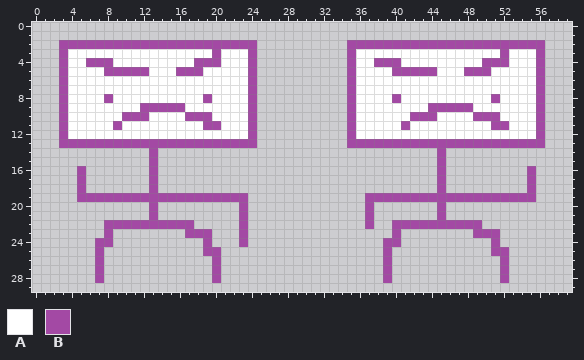
Two states of a pixel-art sprite, dist/assets/coworker-ss.png. That is the earlier state.
The file is 60x30 pixels.
Palette (. is transparent): A #ffffff  B #a349a4
Pixels before, first column x 3:
 2 BBBBBBBBBBBBBBBBBBBBBB..........BBBBBBBBBBBBBBBBBBBBBB
 3 BAAAAAAAAAAAAAAAABAAAB..........BAAAAAAAAAAAAAAAABAAAB
 4 BAABBBAAAAAAAAABBBAAAB..........BAABBBAAAAAAAAABBBAAAB
 5 BAAAABBBBBAAABBBAAAAAB..........BAAAABBBBBAAABBBAAAAAB
 6 BAAAAAAAAAAAAAAAAAAAAB..........BAAAAAAAAAAAAAAAAAAAAB
 7 BAAAAAAAAAAAAAAAAAAAAB..........BAAAAAAAAAAAAAAAAAAAAB
 8 BAAAABAAAAAAAAAABAAAAB..........BAAAABAAAAAAAAAABAAAAB
 9 BAAAAAAAABBBBBAAAAAAAB..........BAAAAAAAABBBBBAAAAAAAB
10 BAAAAAABBBAAAABBBAAAAB..........BAAAAAABBBAAAABBBAAAAB
11 BAAAAABAAAAAAAAABBAAAB..........BAAAAABAAAAAAAAABBAAAB
12 BAAAAAAAAAAAAAAAAAAAAB..........BAAAAAAAAAAAAAAAAAAAAB
13 BBBBBBBBBBBBBBBBBBBBBB..........BBBBBBBBBBBBBBBBBBBBBB
14 ..........B...............................B...........
15 ..........B...............................B...........
16 ..B.......B...............................B.........B.
17 ..B.......B...............................B.........B.
18 ..B.......B...............................B.........B.
19 ..BBBBBBBBBBBBBBBBBBB.............BBBBBBBBBBBBBBBBBBB.
20 ..........B.........B.............B.......B...........
21 ..........B.........B.............B.......B...........
22 .....BBBBBBBBBB.....B.............B..BBBBBBBBBB.......
23 .....B........BBB...B................B........BBB.....
24 ....BB..........B...B...............BB..........B.....
25 ....B...........BB..................B...........BB....
26 ....B............B..................B............B....
27 ....B............B..................B............B....
28 ....B............B..................B............B....
Once edited:
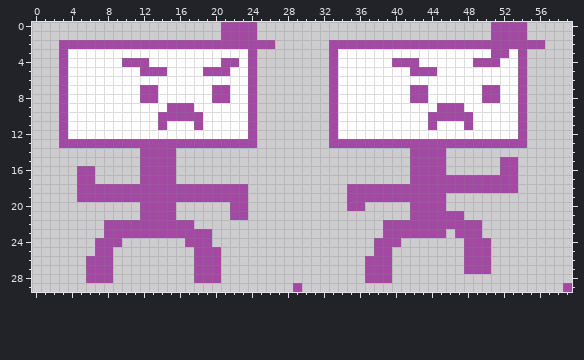
Diff:
y 0..1: x 21..24 .... -> BBBB; x 51..54 .... -> BBBB
y 2: x 25..26 .. -> BB; x 33..34 .. -> BB
y 3: x 20 B -> A; x 33..35 ..B -> BAA; x 51 A -> B; x 54..56 AAB -> B..
y 4: x 6..8 BBB -> AAA; x 10..12 AAA -> BBB; x 18..22 BBBAA -> AAABB; x 33..35 ..B -> BAA; x 38..39 BB -> AA; x 41..42 AA -> BB; x 49 A -> B; x 52 B -> A; x 54..56 AAB -> B..
y 5: x 8..11 BBBB -> AAAA; x 13..14 AA -> BB; x 16..21 BBBAAA -> AAABBB; x 33..35 ..B -> BAA; x 40..41 BB -> AA; x 48..50 BBB -> AAA; x 54..56 AAB -> B..
y 6: x 33..35 ..B -> BAA; x 54..56 AAB -> B..
y 7: x 12..13 AA -> BB; x 20..21 AA -> BB; x 33..35 ..B -> BAA; x 42..43 AA -> BB; x 50..51 AA -> BB; x 54..56 AAB -> B..
y 8: x 8 B -> A; x 12..13 AA -> BB; x 19..21 BAA -> ABB; x 33..35 ..B -> BAA; x 40 B -> A; x 42..43 AA -> BB; x 50 A -> B; x 54..56 AAB -> B..
y 9: x 12..14 BBB -> AAA; x 17 A -> B; x 33..35 ..B -> BAA; x 44 B -> A; x 48 B -> A; x 54..56 AAB -> B..
y 10: x 10..12 BBB -> AAA; x 14..16 AAA -> BBB; x 19 B -> A; x 33..35 ..B -> BAA; x 42..43 BB -> AA; x 45..51 AAAABBB -> BBBBAAA; x 54..56 AAB -> B..
y 11: x 9 B -> A; x 14 A -> B; x 18..20 ABB -> BAA; x 33..35 ..B -> BAA; x 41 B -> A; x 44 A -> B; x 48 A -> B; x 51..52 BB -> AA; x 54..56 AAB -> B..
y 12: x 33..35 ..B -> BAA; x 54..56 AAB -> B..
y 13: x 33..34 .. -> BB; x 55..56 BB -> ..
y 14: x 12 . -> B; x 14..15 .. -> BB; x 42..44 ... -> BBB
y 15: x 12 . -> B; x 14..15 .. -> BB; x 42..44 ... -> BBB; x 52..53 .. -> BB
y 16: x 6 . -> B; x 12 . -> B; x 14..15 .. -> BB; x 42..44 ... -> BBB; x 52..53 .. -> BB; x 55 B -> .
y 17: x 6 . -> B; x 12 . -> B; x 14..15 .. -> BB; x 42..44 ... -> BBB; x 46..53 ........ -> BBBBBBBB; x 55 B -> .
y 18: x 6..12 ....... -> BBBBBBB; x 14..23 .......... -> BBBBBBBBBB; x 35..44 .......... -> BBBBBBBBBB; x 46..53 ........ -> BBBBBBBB; x 55 B -> .
y 19: x 35..36 .. -> BB; x 46..55 BBBBBBBBBB -> ..........
y 20: x 12 . -> B; x 14..15 .. -> BB; x 22 . -> B; x 35..37 ..B -> BB.; x 42..44 ... -> BBB
y 21: x 12 . -> B; x 14..15 .. -> BB; x 22 . -> B; x 37 B -> .; x 42..44 ... -> BBB; x 46..47 .. -> BB
y 22: x 23 B -> .; x 37 B -> .; x 39 . -> B
y 23: x 9..16 ........ -> BBBBBBBB; x 23 B -> .; x 39 . -> B; x 41..45 ..... -> BBBBB; x 47..48 .. -> BB; x 50..51 BB -> ..
y 24: x 9 . -> B; x 17..18 .. -> BB; x 23 B -> .; x 38 . -> B; x 48..51 ...B -> BBB.
y 25: x 8 . -> B; x 18 . -> B; x 38 . -> B; x 48..52 ...BB -> BBB..
y 26..27: x 6 . -> B; x 8 . -> B; x 18..19 .. -> BB; x 37..38 .. -> BB; x 48..50 ... -> BBB; x 52 B -> .
y 28: x 6 . -> B; x 8 . -> B; x 18..19 .. -> BB; x 37..38 .. -> BB; x 52 B -> .
y 29: x 29 . -> B; x 59 . -> B
